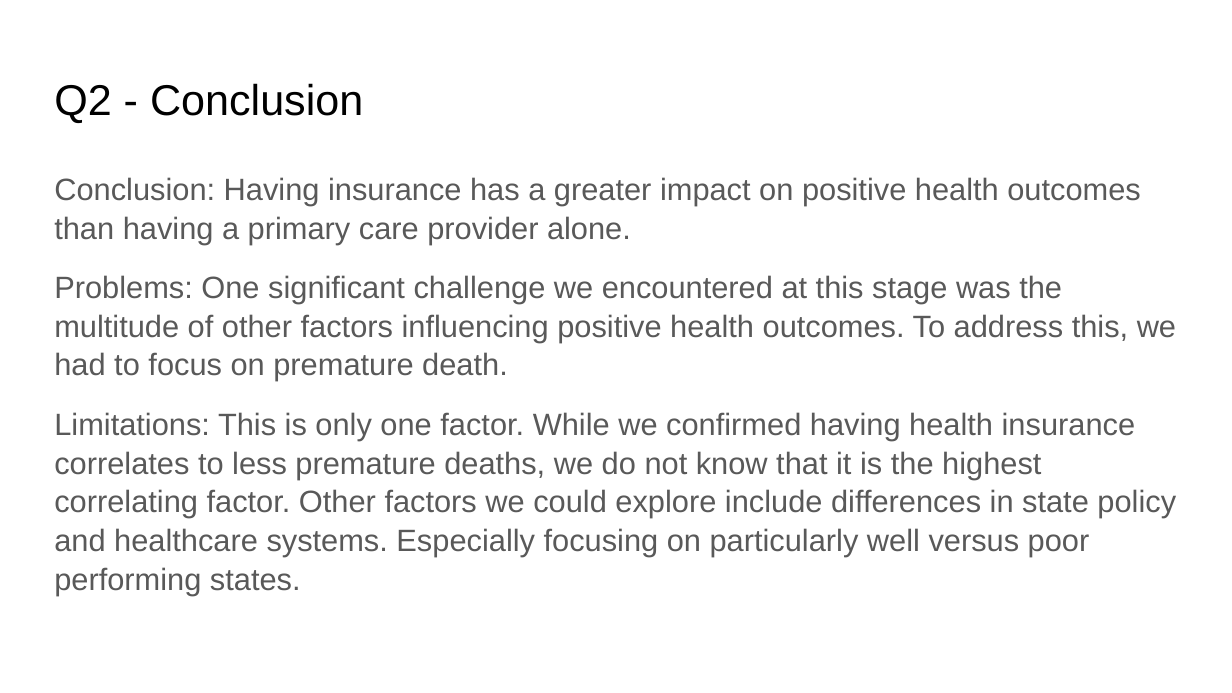
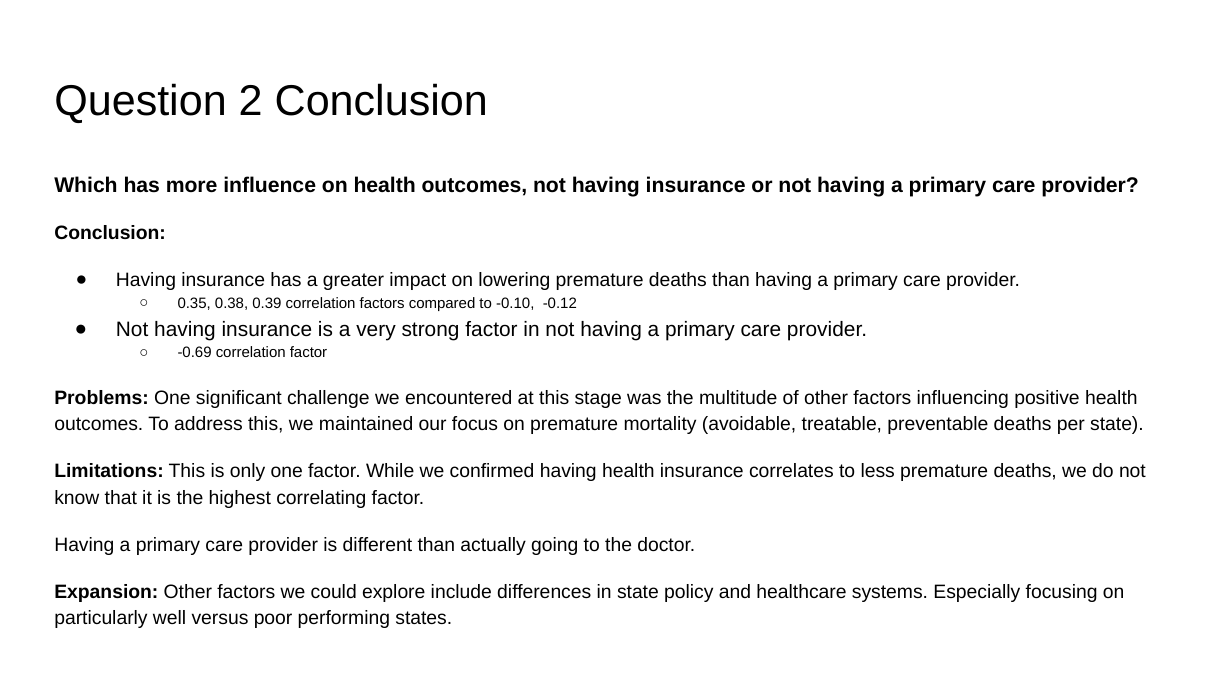
Before and after one commit to redpandata19/Project_1_Team_5, a slide deck: slide 16 of Project 1 Group 5 slides.pptx (slide 17 before the commit). Drawn at 1232x693 pixels with LibreOffice and Linux fonts; fonts in the diff are those of the drawing. Boxes give left, top, right and bottom in pixels: in the first picture for what was removed or moved away, otherwise in the second. Text is boxed around its words. In the diff, an @@ line names an element or a change of style, - is before the commit and + after.

```diff
--- a/Project 1 Group 5 slides.pptx
+++ b/Project 1 Group 5 slides.pptx
@@ title at box(54, 83, 488, 123): text changed @@
-Q2 - Conclusion
+Question 2 Conclusion
@@ text at box(54, 176, 1146, 628): text changed; size 18 to 11.2 pt; text colour #595959 to #000000 @@
-Conclusion: Having insurance has a greater impact on positive health outcomes than having a primary care provider alone.
-Problems: One significant challenge we encountered at this stage was the multitude of other factors influencing positive health outcomes. To address this, we had to focus on premature death.
-Limitations: This is only one factor. While we confirmed having health insurance correlates to less premature deaths, we do not know that it is the highest correlating factor. Other factors we could explore include differences in state policy and healthcare systems. Especially focusing on particularly well versus poor performing states.
+Which has more influence on health outcomes, not having insurance or not having a primary care provider?
+Conclusion:
+● Having insurance has a greater impact on lowering premature deaths than having a primary care provider.
+  ○ 0.35, 0.38, 0.39 correlation factors compared to -0.10, -0.12
+● Not having insurance is a very strong factor in not having a primary care provider.
+  ○ -0.69 correlation factor
+Problems: One significant challenge we encountered at this stage was the multitude of other factors influencing positive health outcomes. To address this, we maintained our focus on premature mortality (avoidable, treatable, preventable deaths per state).
+Limitations: This is only one factor. While we confirmed having health insurance correlates to less premature deaths, we do not know that it is the highest correlating factor.
+Having a primary care provider is different than actually going to the doctor.
+Expansion: Other factors we could explore include differences in state policy and healthcare systems. Especially focusing on particularly well versus poor performing states.
```
Also in this commit, not shown: 8 other slides changed, 7 slides added, 9 slides removed.
